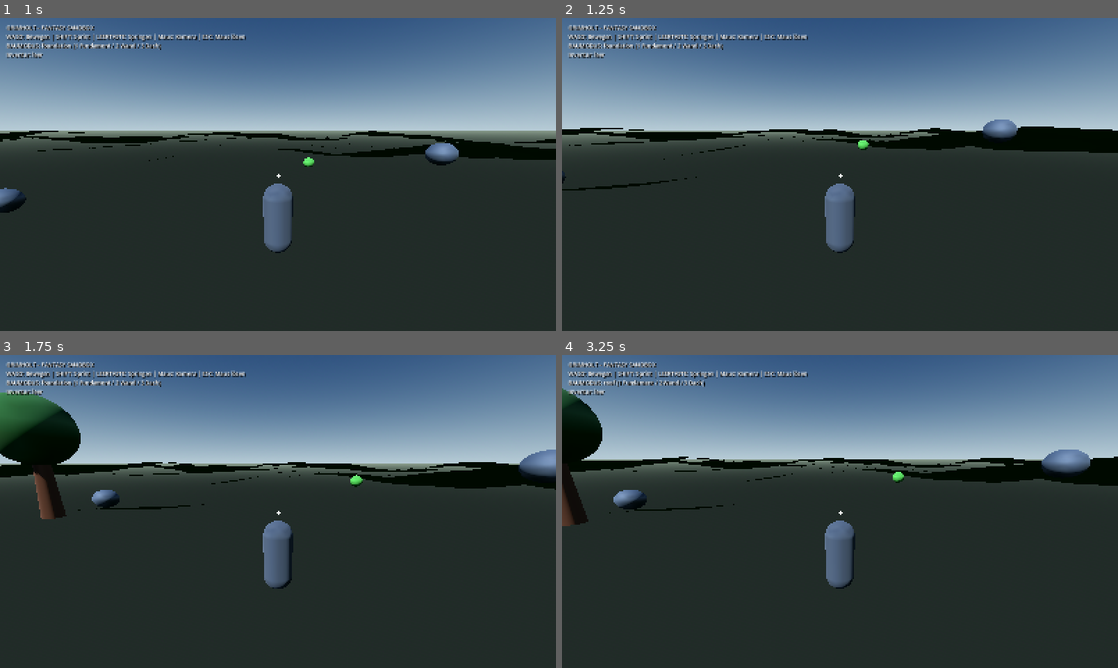
Above: before the commit, frames 1-4 (two rows, left to right).
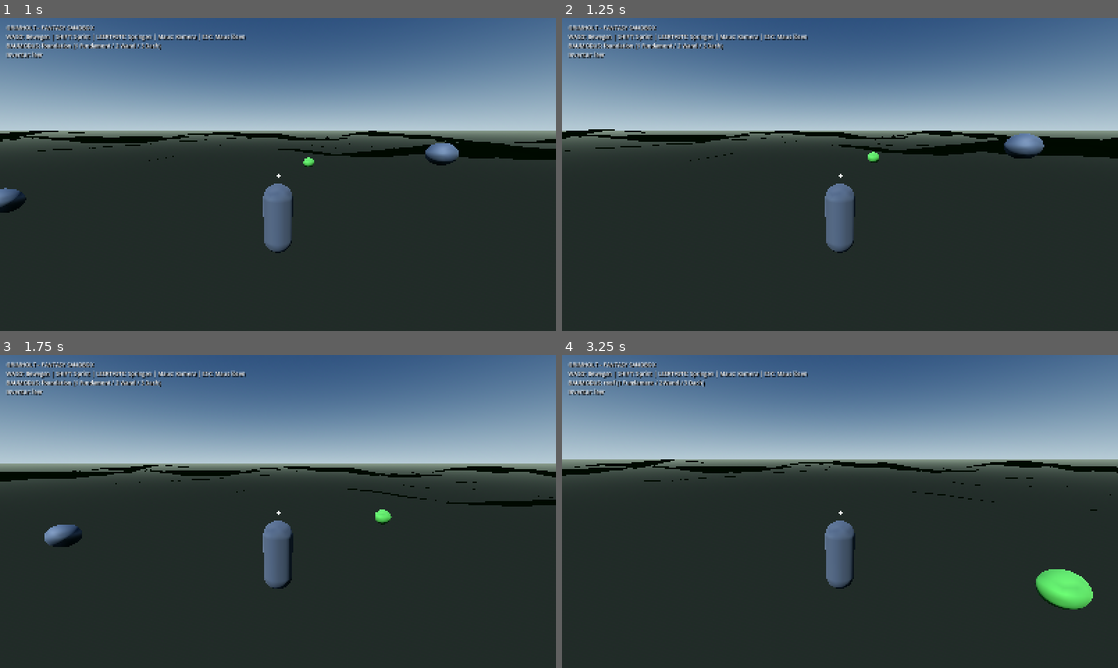
Above: after the commit, the same moments.

Repository: HazelTheSquirrel/Grimholt-Test
Game: Godot game, scene res://scenes/main.tscn
Same seed, same stepped clock (60 frames per second), same inputs: the game is played once before the commit and once after it.
Inputs (mouse positions are in pixels of both pictures, inside the frame that each line leads up to):
- Up to frame 1 (1 s): tap Enter at 0.5 s; move the mouse to (305, 174) at 0.52 s; hold W (move_forward) from 0.53 s (still down); tap B at 0.6 s; click (305, 174) at 0.67 s; tap Space at 0.77 s
- Up to frame 2 (1.25 s): keep holding W (move_forward)
- Up to frame 3 (1.75 s): keep holding W (move_forward); move the mouse to (250, 511) at 1.27 s; tap 1 at 1.35 s; tap Space at 1.52 s
- Up to frame 4 (3.25 s): keep holding W (move_forward); move the mouse to (851, 505) at 2.02 s; tap 2 at 2.1 s; move the mouse to (834, 517) at 2.77 s; tap 3 at 2.85 s; click (834, 517) at 2.92 s; tap Space at 3.02 s

Frame 1 is identical in both runs. In frame 2, 3.9% of the frame differs, in the area x 0-100%, y 32-56%; in frame 3, 8.3%, in the area x 0-100%, y 11-62%; in frame 4, 7.0%.

Commit message:
Enable two-sided collision for terrain mesh

Diff:
--- a/Grimholt/scripts/world/terrain_world.gd
+++ b/Grimholt/scripts/world/terrain_world.gd
@@ -50,7 +50,9 @@
     var terrain_body := StaticBody3D.new()
     terrain_body.name = "TerrainCollision"
     var terrain_collision := CollisionShape3D.new()
-    terrain_collision.shape = terrain_mesh.create_trimesh_shape()
+    var terrain_shape := terrain_mesh.create_trimesh_shape()
+    terrain_shape.backface_collision = true
+    terrain_collision.shape = terrain_shape
     terrain_body.add_child(terrain_collision)
     add_child(terrain_body)
 
